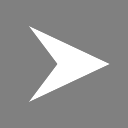
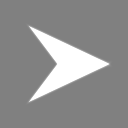
Layered file, before and after one edit (128x128). Changes by layer:
renamed "Pasted Layer" to "OffscreenIndicator.png copy", painted on it over box(26, 24, 112, 72)
painted on "OffscreenIndicator.png" over box(26, 56, 112, 104)
